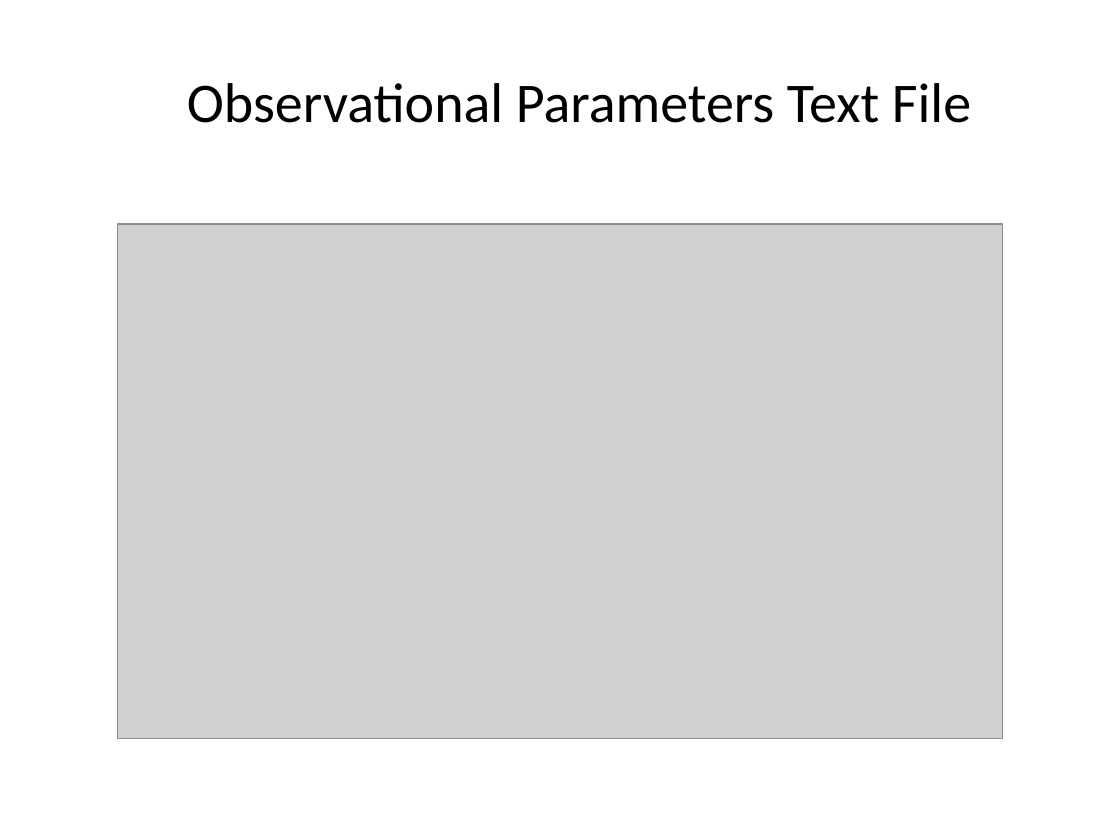
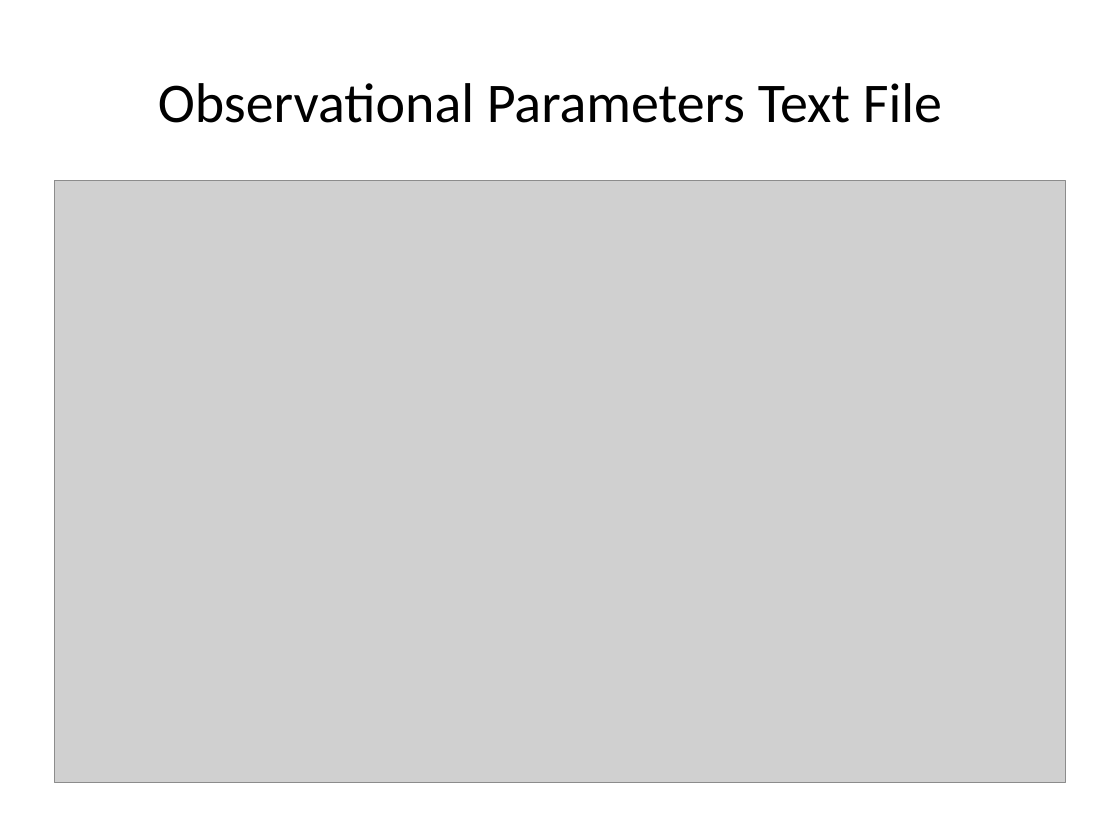
Before and after one commit to lmoustakas/lcolens, a slide deck: slide 2 of python/anb/Simulator Report 4-22.pptx. Drawn at 1120x840 pixels with LibreOffice and Linux fonts; fonts in the diff are those of the drawing; grey boxes stand for pictures. Boxes give left, top, right and bottom in pixels: in the first picture for what was removed or moved away, otherwise in the second. Text is boxed around its words. In the diff, an @@ line names an element or a change of style, - is before the commit and + after.

```diff
--- a/python/anb/Simulator Report 4-22.pptx
+++ b/python/anb/Simulator Report 4-22.pptx
@@ text "Observational Parameters Text File": place and size @@
-text "Observational Parameters Text File" at [187,83,971,123]
+text "Observational Parameters Text File" at [158,83,942,123]
@@ picture: place and size @@
-picture at [118,224,1002,739]
+picture at [55,180,1065,783]
```
Also in this commit, not shown: 3 other slides changed.
